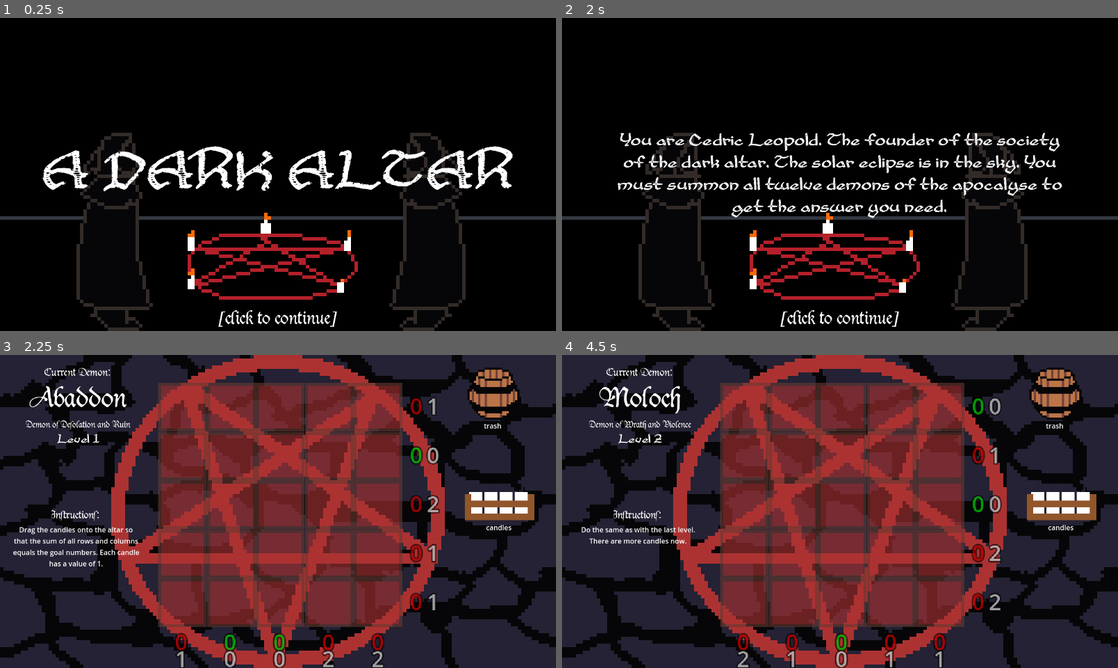
Above: before the commit, frames 1-4 (two rows, left to right).
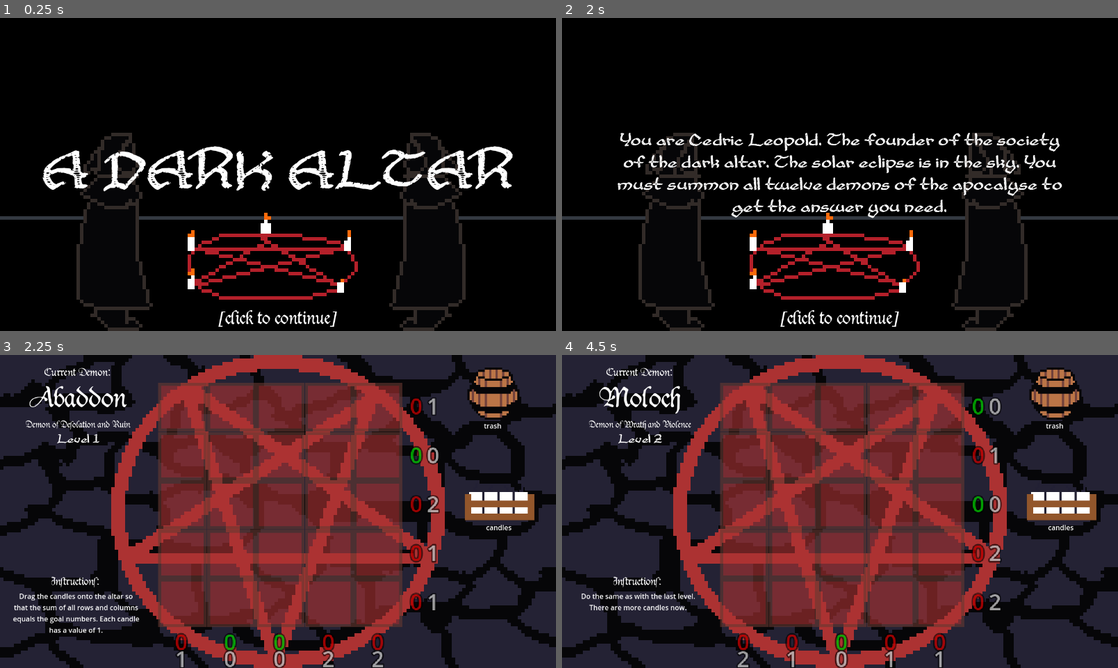
Above: after the commit, the same moments.

Repository: adrientremblay/ld55
Game: Godot game, scene res://scenes/title_screen.tscn
Same seed, same stepped clock (60 frames per second), same inputs: the game is played once before the commit and once after it.
Inputs (mouse positions are in pixels of both pictures, inside the frame that each line leads up to):
- Up to frame 1 (0.25 s): no input
- Up to frame 2 (2 s): tap Enter at 0.5, 1.25 s; move the mouse to (962, 158) at 0.52 s; press the mouse at (962, 158) at 0.53 s; move the mouse to (728, 190) at 1.27 s; release the mouse at (728, 190) at 1.28 s; click (728, 190) at 1.35 s
- Up to frame 3 (2.25 s): tap Enter at 2 s; move the mouse to (333, 442) at 2.02 s; press the mouse at (333, 442) at 2.03 s
- Up to frame 4 (4.5 s): tap Space (skip_level) at 2.75 s; move the mouse to (1062, 502) at 2.77 s; release the mouse at (1062, 502) at 2.78 s; click (1062, 502) at 2.85 s; tap Enter at 3.5, 4.25 s; move the mouse to (1006, 558) at 3.52 s; press the mouse at (1006, 558) at 3.53 s; move the mouse to (673, 464) at 4.27 s; release the mouse at (673, 464) at 4.28 s; click (673, 464) at 4.35 s

Frames 1-2 are identical in both runs. In frame 3, 1.6% of the frame differs, in the area x 2-26%, y 49-89%; in frame 4, 0.9%.

Commit message:
moved the description

Diff:
--- a/scenes/grimoire.tscn
+++ b/scenes/grimoire.tscn
@@ -62,9 +62,9 @@
 [node name="InstructionsContainer" type="VBoxContainer" parent="."]
 layout_mode = 0
 offset_left = 26.0
-offset_top = 162.0
+offset_top = 315.0
 offset_right = 325.0
-offset_bottom = 529.0
+offset_bottom = 514.0
 
 [node name="Instructions" type="Label" parent="InstructionsContainer"]
 layout_mode = 2
